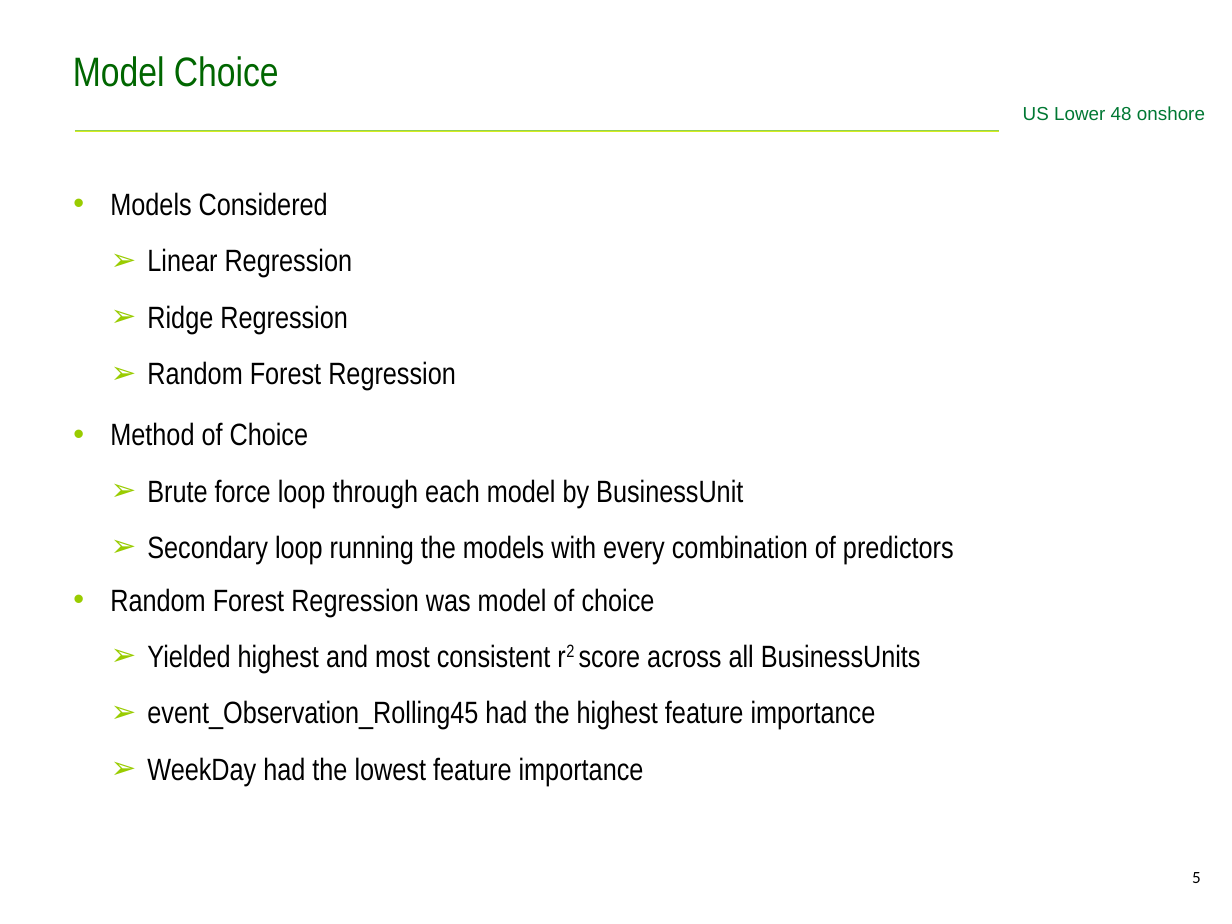
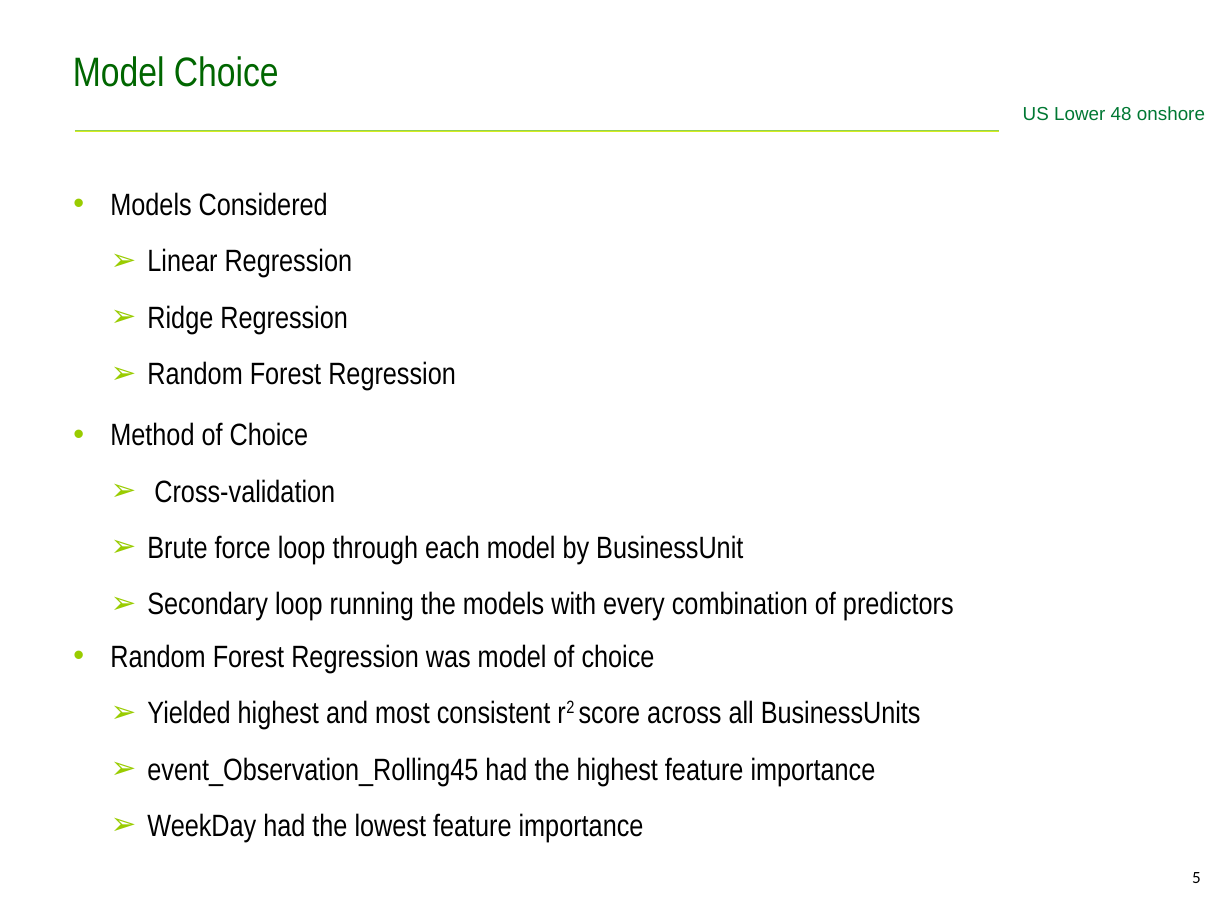
Before and after one commit to treujc/Capstone, a slide deck: slide 5 of Presentation/CapstonePresentation.odp. Drawn at 1232x924 pixels with LibreOffice and Linux fonts; fonts in the diff are those of the drawing; background and template pictures are left out. Boxes give left, top, right and bottom in pixels: in the first picture for what was removed or moved away, otherwise in the second. Text is boxed around its words. In the diff, an @@ line names an element or a change of style, - is before the commit and + after.

```diff
--- a/Presentation/CapstonePresentation.odp
+++ b/Presentation/CapstonePresentation.odp
@@ text at bbox=[154, 479, 335, 503]: paragraph added @@
+  ➢ Cross-validation
```
Also in this commit, not shown: 1 other slide changed, 13 slides added, 8 slides removed, 24 other files.
